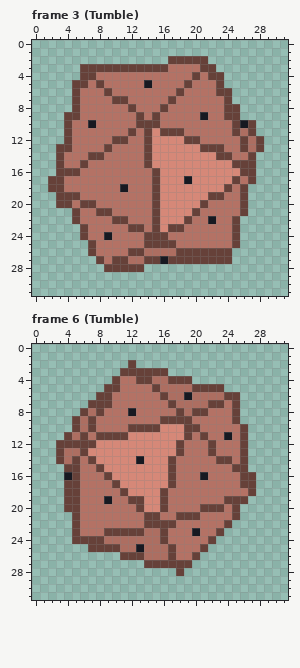
Two states of a pixel-art file, assets/source/aseprite/rolls/d20.aseprite. Above: the version before the commit.
32x32 pixels, 24 frames. Colours within 5 levels of each other are drawn and written as one. Shown: frame 3 (Tumble), frame 6 (Tumble). The commit also changed other frames, which this record leaves out.
After:
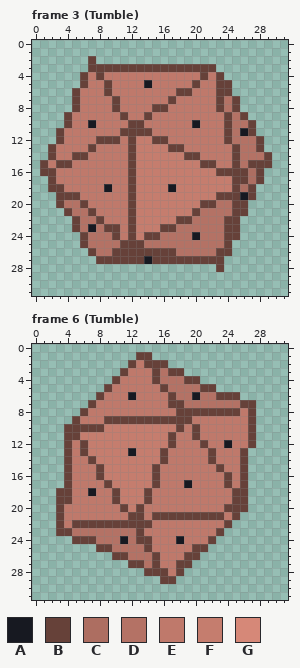
Palette (. is transparent): A #171921  B #664139  C #ad6e61  D #b47265  E #bf796b  F #c57d6e  G #d68878
From old to new:
Changed rows in their new state; - is an unchanged pixel.
Frame 3 (Tumble):
first column x 1:
 2 ------B---------.....--------
 3 -----.----------BBBB---------
 4 ------EBEEEEEEEEEEEEBE-------
 5 ----.-EEBEEEE-EEEEEBEE-B-----
 6 -----EEE-EEEEEEEE-BEEE-------
 7 -----EEEE-EEEEEE-EEEEEBDB----
 8 -----EEEEBEEEEB-EEEEEEBD-----
 9 ----EEEEEEBEEBEEEEEEEEE-DB---
10 ----EE-EEEEB-EEEEEEAEEEBDD---
11 --BEEEEEEEB-B-EEEEEEEEEBDA---
12 --BEEEEBB-EBFFBBEEEEEEEB-DD--
13 -BEEEEBEEEEBFFFFBBEEEEEEBDD--
14 -BEEBBEEEEEBFFFFFFBBEEEEB-DDB
15 BE-BEEEEEEEBFFFFFFFFBBEE-D-BB
16 BBEEEEEEEEEBFFFFFFFFFFBBB-CB-
17 --EEEEEEEEEBFFFFFFFFFFFF-BCB-
18 ---EEEEEAEEBFFFFAFFFFFFFBCB--
19 -----EEEEEEBFFFFFFFFFF-BBAB--
20 ---D--EEEEEBFFFFFFFF-B--B----
21 ---BD-BEEEEBFFFFFFF-----B----
22 -------BEEEBFFFFFB---D-B-----
23 ----BDA-BBE-FFFB-D-----B-----
24 --------DBEBF--D---A---B-----
25 -----BD---BBBDDDD------B.----
26 ---------BB--BBBBDDDDD-------
27 --------B--BBA-B-------.-----
28 --------.....---------B------
Frame 6 (Tumble):
first column x 3:
 1 ----------BB-------------
 2 ----------EBBB-----------
 3 ---------EEE-DBB---------
 4 --------EEEEBDDD-B-------
 5 -------EEEEEEBDDDD--.----
 6 ------EEEAEEEEBDDADDB----
 7 -----EEEEEEEEE-BDDDDD-DBB
 8 ----EEEEEEEEEEE-B--BBB-EB
 9 ---EEEBBBBBBB----EEEEEEEB
10 -B-B-BFFFFFFFFFBE-EEEEEEB
11 --BFFFFFFFFFFFBEEBEEEEEEB
12 .-E-FFFFFFFFFFBEEEBEEAEEB
13 .BE-FFFFFAFFFBEEEEE-EEE--
14 .BEE-FFFFFFFFBEEEEEBEEE--
15 --EEE-FFFFFFBEEEEEEEBEE--
16 -BEEEBFFFFFFBEEEEEEEEBE-.
17 --EEEEBFFFFFBEEEAEEEEBE-.
18 B-EEAEEBFFFBEEEEEEEEEEBB.
19 B-EEEEEBFFFBEEEEEEEEEE---
20 BEEEEEEEBF-EEEEEEEEEEB-B-
21 BEEEEEEEEBBE-BB---BBBE---
22 BE-BBBBBBBB-EEEEEEEEE----
23 BBD---DDDD-EEEEEEEEE-----
24 -----DDDADBBEEEAEEE------
25 ----.--DDDDBEEEEEB-------
26 -------B-DDDBEEEB--------
27 ---------BBD-EE----------
28 -----------BBBE----------
29 -------------BB----------
Where, in picture pixels (left, top, right, bottom), the same in both pictures:
changed: (40, 56, 272, 272)
changed: (56, 352, 256, 584)
